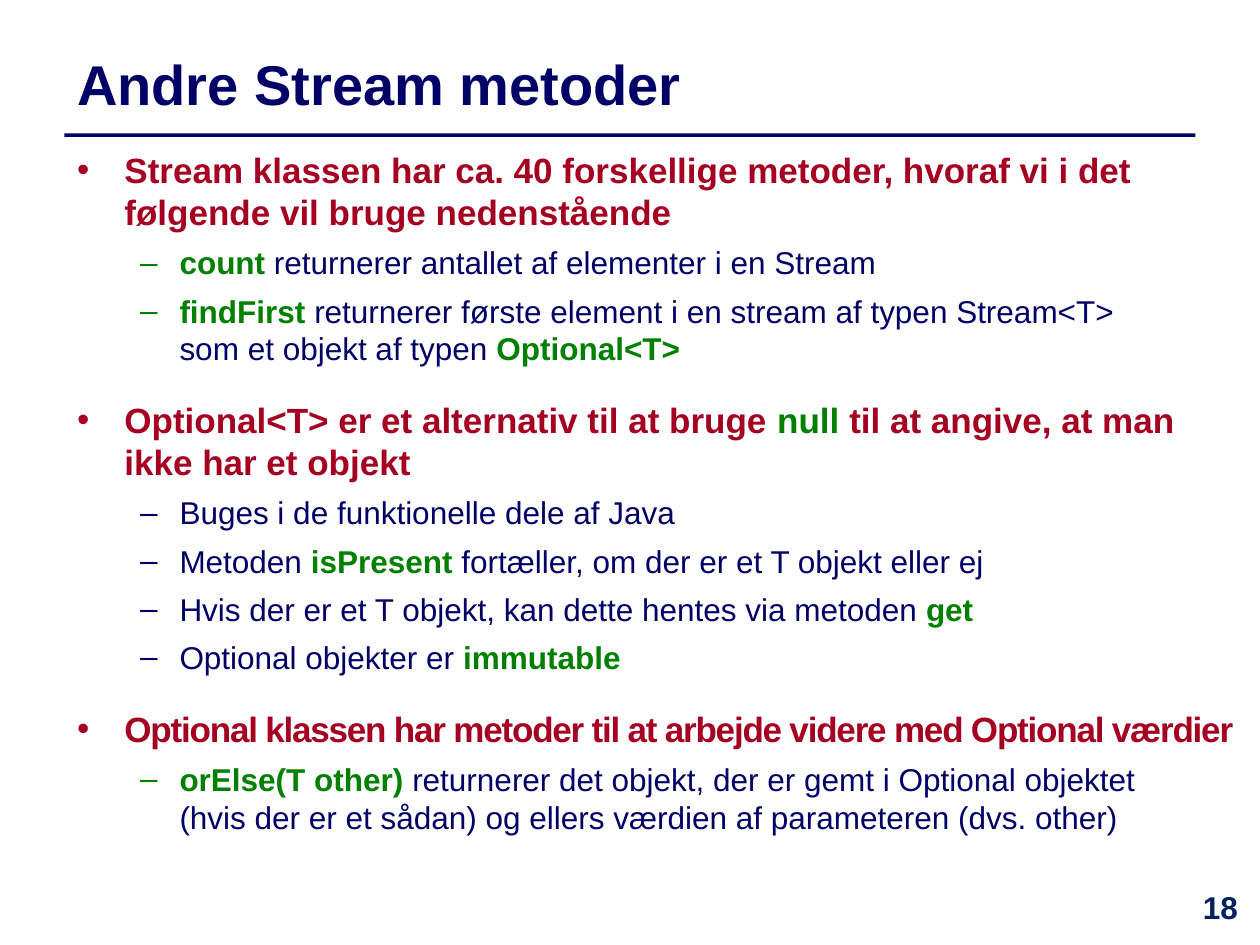
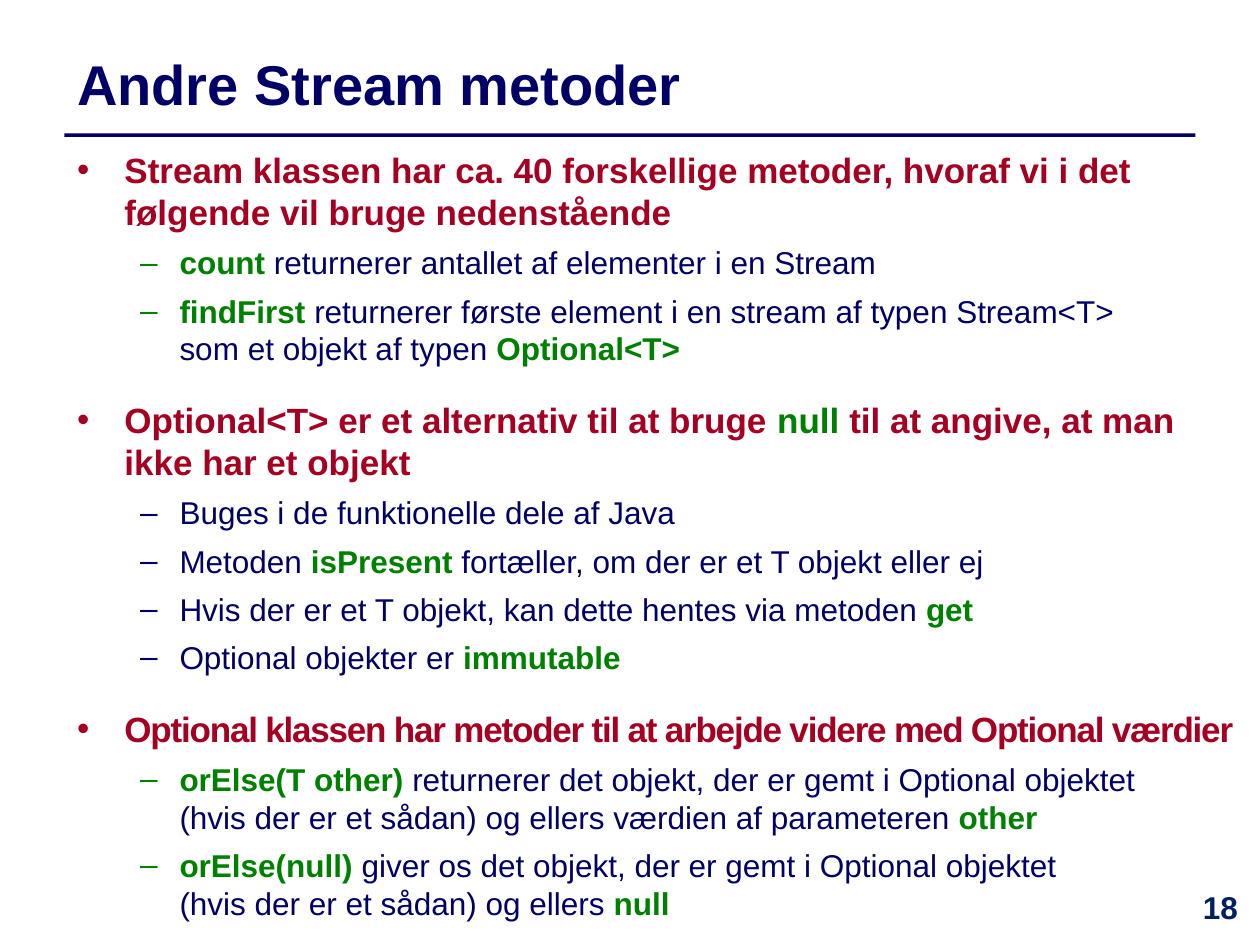
Before and after one commit to IntProgAU/Materiale, a slide deck: slide 18 of web/e23/uge_5b/Slides-Uge5-Torsdag.pptx. Drawn at 1260x945 pixels with LibreOffice and Linux fonts; fonts in the diff are those of the drawing. Boxes give left, top, right and bottom in pixels: in the first picture for what was removed or moved away, otherwise in the second. Text is boxed around its words. In the diff, an @@ line names an element or a change of style, - is before the commit and + after.

```diff
--- a/web/e23/uge_5b/Slides-Uge5-Torsdag.pptx
+++ b/web/e23/uge_5b/Slides-Uge5-Torsdag.pptx
@@ text at [180,768,1135,921]: text changed @@
-  – orElse(T other) returnerer det objekt, der er gemt i Optional objektet
-    (hvis der er et sådan) og ellers værdien af parameteren (dvs. other)
+  – orElse(T other) returnerer det objekt, der er gemt i Optional objektet
+    (hvis der er et sådan) og ellers værdien af parameteren other
+  – orElse(null) giver os det objekt, der er gemt i Optional objektet
+    (hvis der er et sådan) og ellers null
```
Also in this commit, not shown: 10 other slides changed, 1 other file.
